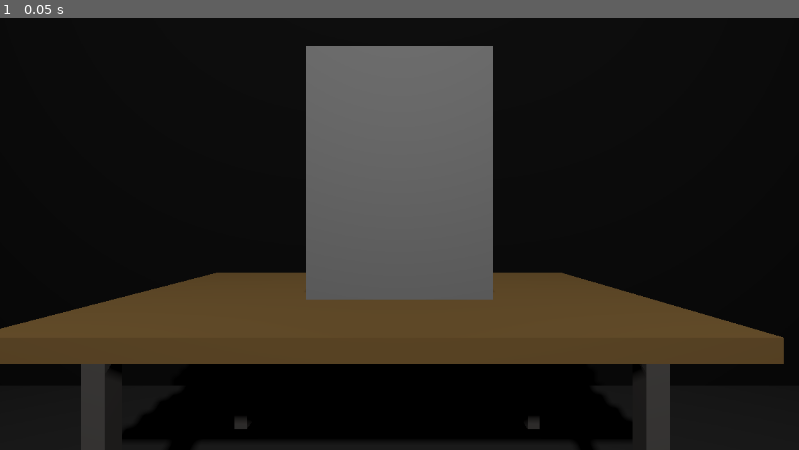
Above: before the commit, frame 1.
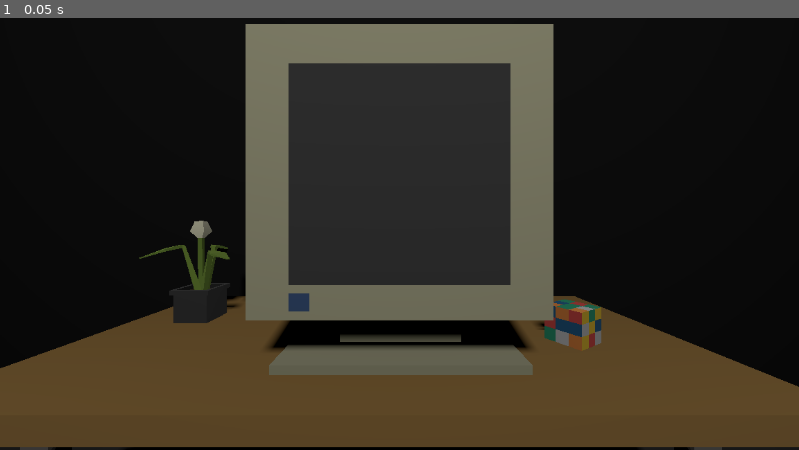
Above: after the commit, the same moment.

Repository: 69ShadesOfPeanut/Practice-Jam-3
Game: Godot game, scene res://Scenes/office.tscn
Two runs of this game, one before a commit and one after it. Both use one fixed random seed, a clock stepped at 60 frames per second and the inputs below.
Inputs:
- Up to frame 1 (0.05 s): no input

The runs differ from the first frame. In frame 1, 52% of the frame differs, in the area x 0-100%, y 1-100%.

Commit message:
Table and screen
very basic functioning screen and table

Diff:
--- /dev/null
+++ b/Scenes/Screen.tscn
@@ -0,0 +1,18 @@
+[gd_scene format=3 uid="uid://cboulabfu8lq6"]
+
+[node name="Screen" type="Control"]
+layout_mode = 3
+anchors_preset = 15
+anchor_right = 1.0
+anchor_bottom = 1.0
+grow_horizontal = 2
+grow_vertical = 2
+
+[node name="Background" type="ColorRect" parent="."]
+layout_mode = 1
+anchors_preset = 15
+anchor_right = 1.0
+anchor_bottom = 1.0
+grow_horizontal = 2
+grow_vertical = 2
+color = Color(0.223103, 0.223103, 0.223103, 1)
--- a/Scenes/office.tscn
+++ b/Scenes/office.tscn
@@ -1,6 +1,11 @@
-[gd_scene load_steps=8 format=3 uid="uid://dd5decral8i2o"]
+[gd_scene load_steps=13 format=3 uid="uid://dd5decral8i2o"]
 
 [ext_resource type="PackedScene" uid="uid://dembvtu0un560" path="res://Imports/table.glb" id="1_rbkf7"]
+[ext_resource type="PackedScene" uid="uid://d21ij155pnef2" path="res://Imports/Monitor.glb" id="2_h68b3"]
+[ext_resource type="Script" path="res://Scripts/Monitor.gd" id="3_4ocov"]
+[ext_resource type="PackedScene" uid="uid://k5lnrc1ttwc8" path="res://Imports/RubixCube.glb" id="3_faifh"]
+[ext_resource type="PackedScene" uid="uid://cboulabfu8lq6" path="res://Scenes/Screen.tscn" id="3_yaft4"]
+[ext_resource type="PackedScene" uid="uid://cqrfvwm8xy86h" path="res://Imports/Plant.glb" id="4_3ll4h"]
 
 [sub_resource type="StandardMaterial3D" id="StandardMaterial3D_dhmp2"]
 albedo_color = Color(0.205117, 0.205117, 0.205117, 1)
@@ -16,11 +21,10 @@
 material = SubResource("StandardMaterial3D_ykn4p")
 size = Vector3(5, 2, 0.1)
 
-[sub_resource type="BoxMesh" id="BoxMesh_6xli4"]
-size = Vector3(0.5, 0.7, 0.3)
+[sub_resource type="StandardMaterial3D" id="StandardMaterial3D_acmpr"]
 
-[sub_resource type="BoxMesh" id="BoxMesh_nw5mm"]
-size = Vector3(0.8, 0.2, 0.3)
+[sub_resource type="PlaneMesh" id="PlaneMesh_hf03q"]
+size = Vector2(0.65, 0.65)
 
 [node name="Office" type="Node"]
 
@@ -63,15 +67,27 @@
 [node name="Objects" type="Node3D" parent="Level"]
 
 [node name="table" parent="Level/Objects" instance=ExtResource("1_rbkf7")]
-transform = Transform3D(-1.74846e-08, 0, -0.4, 0, 0.4, 0, 0.4, 0, -1.74846e-08, -0.0435683, -2.38419e-07, -1.94114)
+transform = Transform3D(-1.74846e-08, 0, -0.4, 0, 0.4, 0, 0.4, 0, -1.74846e-08, -0.0435683, -2.38419e-07, -1.84724)
 
-[node name="Monitor" type="MeshInstance3D" parent="Level/Objects"]
-transform = Transform3D(1, 0, 0, 0, 1, 0, 0, 0, 1, 0, 0.960698, -2)
-mesh = SubResource("BoxMesh_6xli4")
+[node name="Monitor" parent="Level/Objects/table" instance=ExtResource("2_h68b3")]
+transform = Transform3D(-6.55671e-08, 0, 1.5, 0, 1.5, 0, -1.5, 0, -6.55671e-08, 0.028079, 1.47197, -0.108921)
+script = ExtResource("3_4ocov")
 
-[node name="Chair" type="MeshInstance3D" parent="Level/Objects"]
-transform = Transform3D(1, 0, 0, 0, 1, 0, 0, 0, 1, 0, 0.136643, -0.977152)
-mesh = SubResource("BoxMesh_nw5mm")
+[node name="Screen" type="MeshInstance3D" parent="Level/Objects/table/Monitor"]
+transform = Transform3D(1, 0, 0, 0, -4.37114e-08, -1, 0, 1, -4.37114e-08, 0, 0.679105, 0.425373)
+material_override = SubResource("StandardMaterial3D_acmpr")
+mesh = SubResource("PlaneMesh_hf03q")
+
+[node name="SubViewport" type="SubViewport" parent="Level/Objects/table/Monitor"]
+size = Vector2i(1152, 648)
+
+[node name="Screen" parent="Level/Objects/table/Monitor/SubViewport" instance=ExtResource("3_yaft4")]
+
+[node name="RubixCube" parent="Level/Objects/table" instance=ExtResource("3_faifh")]
+transform = Transform3D(-0.518923, 0, 0.854821, 0, 1, 0, -0.854821, 0, -0.518923, 0.208125, 1.57897, -1.14081)
+
+[node name="Plant" parent="Level/Objects/table" instance=ExtResource("4_3ll4h")]
+transform = Transform3D(-3.27835e-08, 0, 0.75, 0, 0.75, 0, -0.75, 0, -3.27835e-08, -0.289428, 1.57601, 1.37314)
 
 [node name="Camera3D" type="Camera3D" parent="."]
-transform = Transform3D(1, 0, 0, 0, 1, 0, 0, 0, 1, 0, 0.829532, -1.0654)
+transform = Transform3D(1, 0, 0, 0, 1, 0, 0, 0, 1, 0, 0.905878, -1.0654)
--- /dev/null
+++ b/Scripts/Monitor.gd
@@ -0,0 +1,13 @@
+# Script that allows the monitor to show the UI
+extends Node3D
+
+# Vars
+@onready var ViewportNode : SubViewport = get_node("SubViewport")
+@onready var Screen : MeshInstance3D = get_node("Screen")
+
+func _ready():
+	# Clear viewport
+	ViewportNode.set_clear_mode(SubViewport.CLEAR_MODE_ONCE)
+
+	# Set screen texture to viewport
+	Screen.material_override.albedo_texture = ViewportNode.get_texture()
Binary file added: Imports/Monitor.glb
Not shown, added: Imports/Monitor.glb.import
Binary file added: Imports/Plant.glb
Not shown, added: Imports/Plant.glb.import
Binary file added: Imports/RubixCube.glb
Not shown, added: Imports/RubixCube.glb.import
